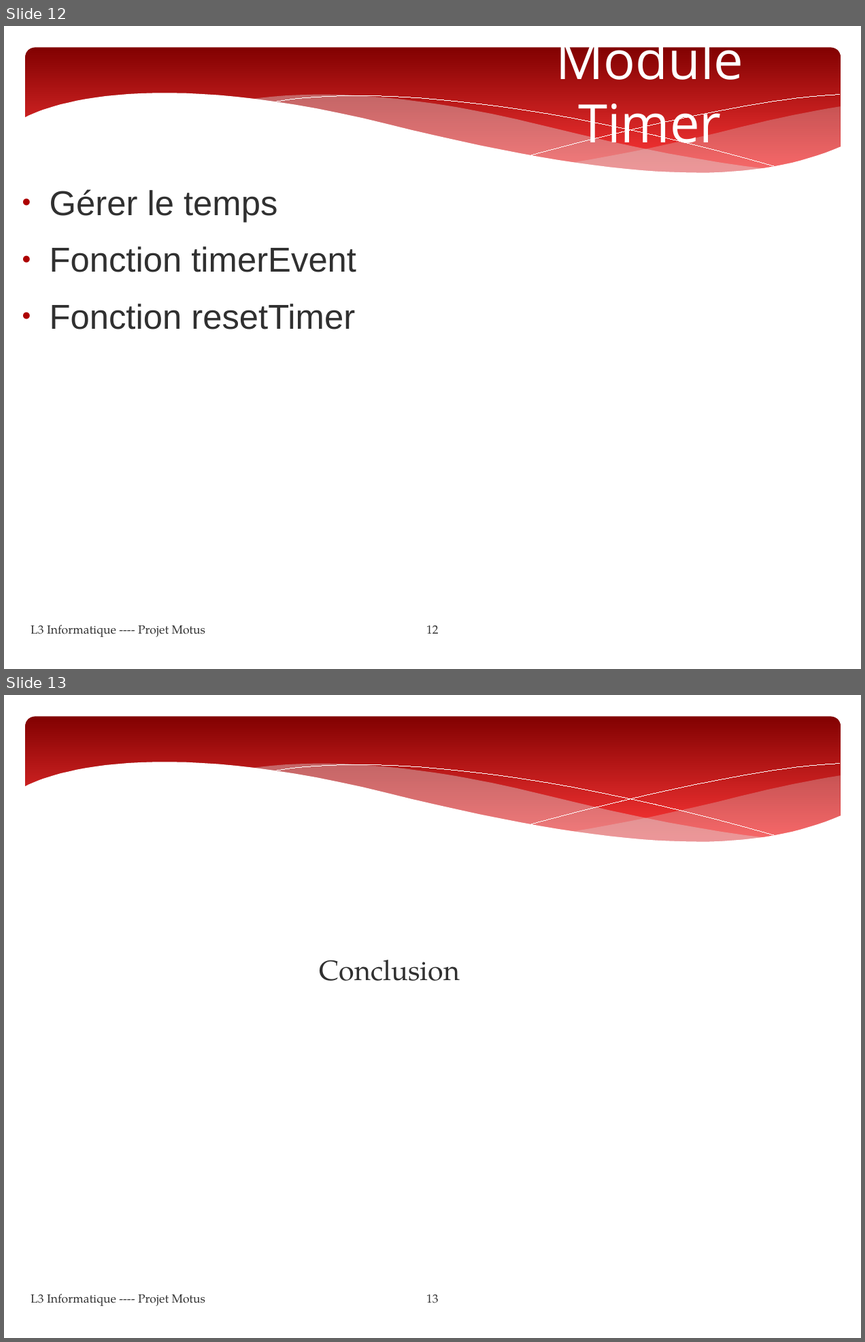
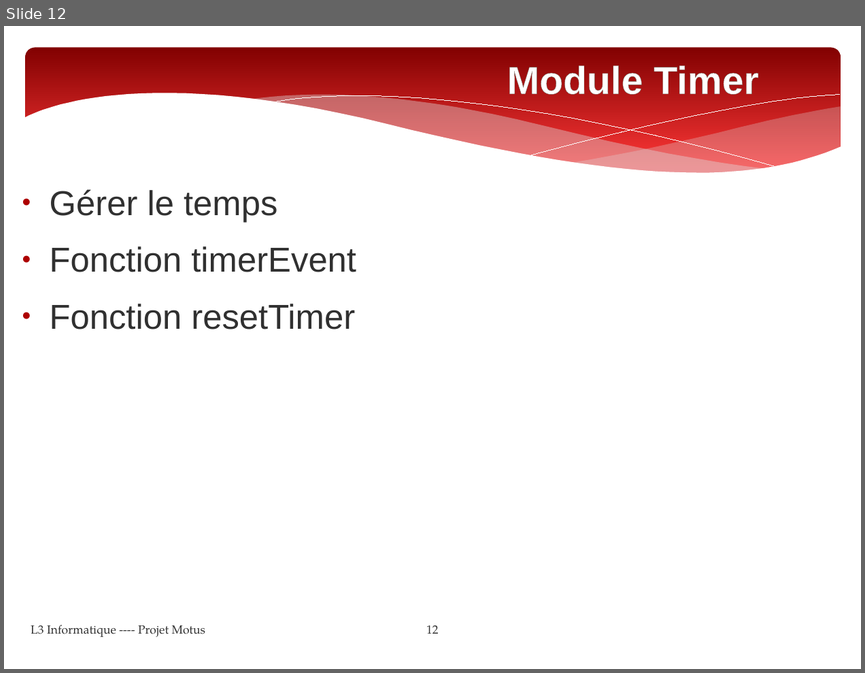
Before and after one commit to Yamihoshi/Projet-L3, a slide deck: powerpoint.pptx. Shown one above the other, each under a label of ours: slides 12 and 13 before the commit, slide 12 after it. The pictures are 865x1342 and 865x673 pixels, drawn with LibreOffice and Linux fonts; fonts in the diff are those of the drawing. Boxes give left, top, right and bottom in pixels: in the first picture for what was removed or moved away, otherwise in the second. Text is boxed around its words. In the diff, an @@ line names an element or a change of style, - is before the commit and + after.

```diff
--- a/powerpoint.pptx
+++ b/powerpoint.pptx
@@ slide 13 removed at [4,695,861,1338], background #FFFFFF; not listed: 6 template elements that a slide beside it also shows @@
@@ subtitle removed at [319,960,460,981] @@
-Conclusion
@@ text removed at [31,1293,205,1306] @@
-L3 Informatique ---- Projet Motus
@@ page number removed at [426,1294,438,1303] @@
-13
@@ slide 12 changed as well @@
@@ title "Module Timer": place and size @@
-title "Module Timer" at [556,29,744,157]
+title "Module Timer" at [507,65,759,95]
@@ title "Module Timer" at [507,65,759,95]: size 49 to 36 pt, font Open Sans to Arial, letter outline none to #726056 0.52 pt, bold on @@
```
Also in this commit, not shown: 11 other slides changed, 1 slide added, 1 other file.
